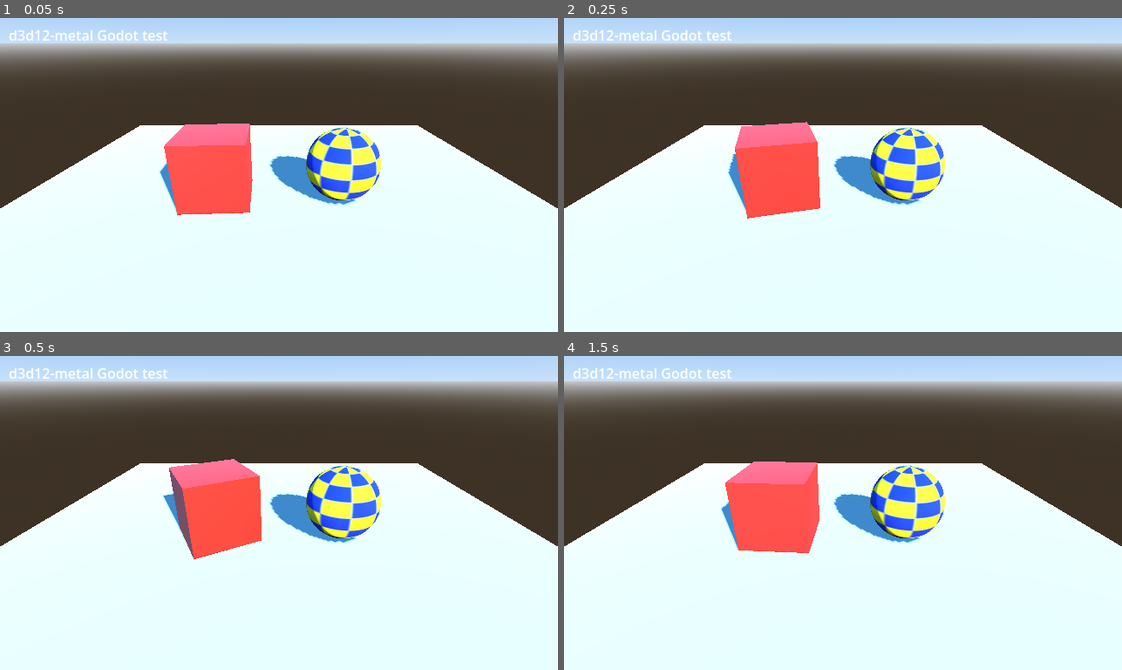
Above: before the commit, frames 1-4 (two rows, left to right).
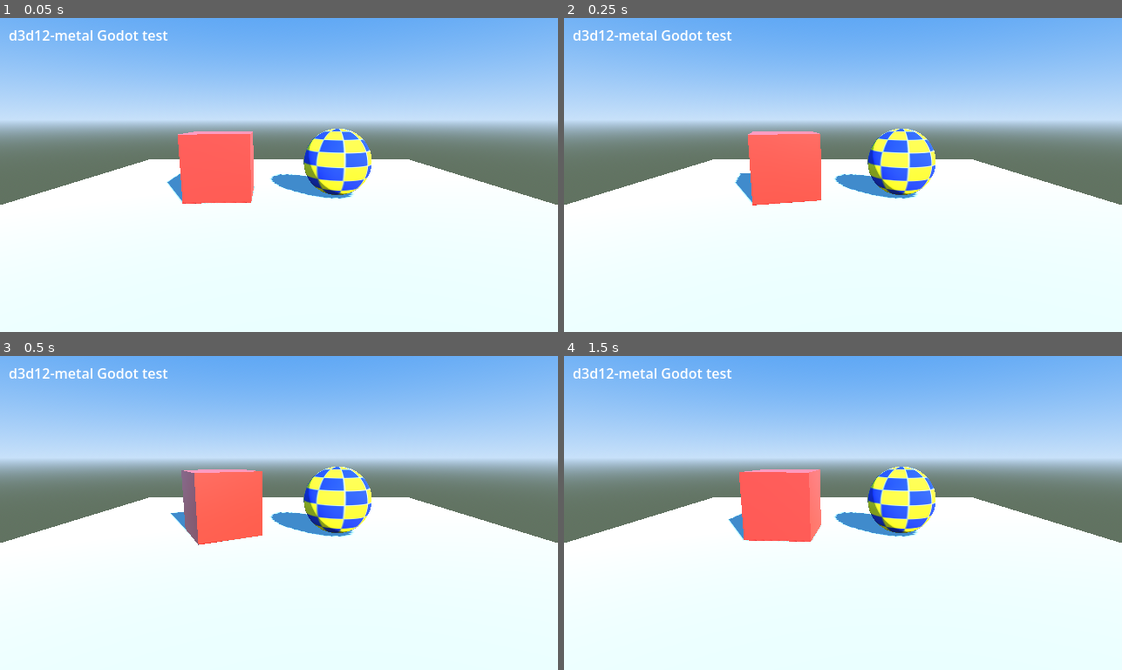
Above: after the commit, the same moments.

Repository: jayeshpaluru/d3d12-metal
Game: Godot game, scene res://main.tscn
The game is run twice, just before and just after one commit, with the same random seed, the same clock (stepped at 60 frames per second) and the same inputs.
Inputs:
- Up to frame 1 (0.05 s): no input
- Up to frame 2 (0.25 s): no input
- Up to frame 3 (0.5 s): no input
- Up to frame 4 (1.5 s): no input

The runs differ from the first frame. In frame 1, 51% of the frame differs, in the area x 0-100%, y 0-63%; in frame 2, 51%; in frame 3, 51%; in frame 4, 51%, in the area x 0-100%, y 0-64%.

Commit message:
WIP: Godot test runner and screenshot checker

Diff:
--- a/tests/godot/project/main.tscn
+++ b/tests/godot/project/main.tscn
@@ -5,6 +5,8 @@
 [sub_resource type="ProceduralSkyMaterial" id="sky_mat"]
 sky_top_color = Color(0.2, 0.45, 0.9, 1)
 sky_horizon_color = Color(0.65, 0.78, 0.95, 1)
+ground_horizon_color = Color(0.65, 0.78, 0.95, 1)
+ground_bottom_color = Color(0.3, 0.35, 0.3, 1)
 
 [sub_resource type="Sky" id="sky"]
 sky_material = SubResource("sky_mat")
@@ -44,7 +46,7 @@
 shadow_enabled = true
 
 [node name="Camera" type="Camera3D" parent="."]
-transform = Transform3D(1, 0, 0, 0, 0.9, 0.436, 0, -0.436, 0.9, 0, 3.2, 5.5)
+transform = Transform3D(1, 0, 0, 0, 0.98, 0.199, 0, -0.199, 0.98, 0, 1.8, 6.5)
 current = true
 fov = 60.0
 
Not shown, changed: .gitignore
Not shown, added: tools/check_godot_screenshot.py
Not shown, added: tools/run-godot-test.sh
